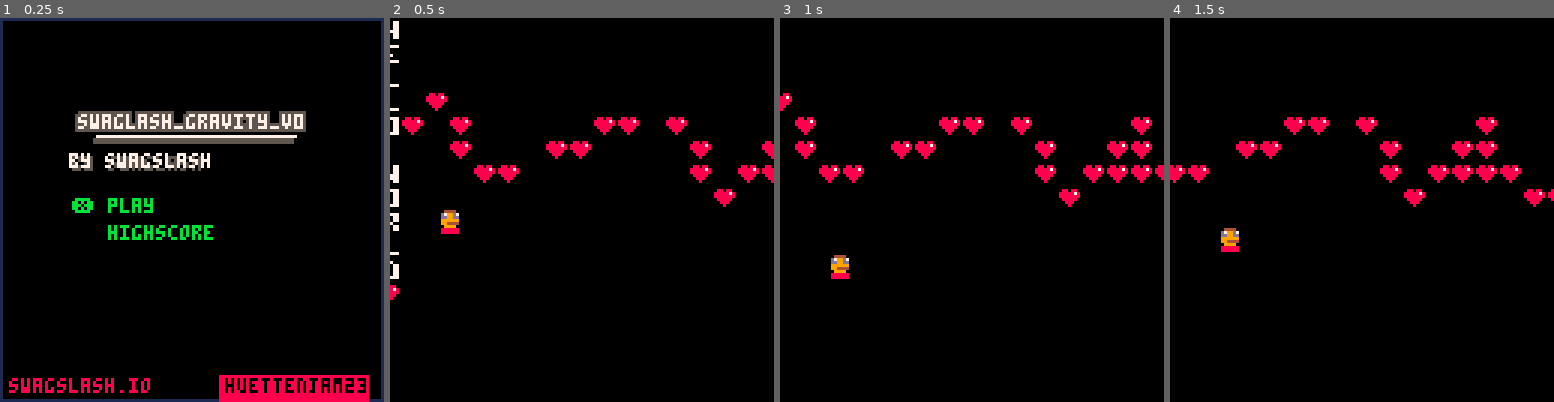
Above: before the commit, frames 1-4 (left to right).
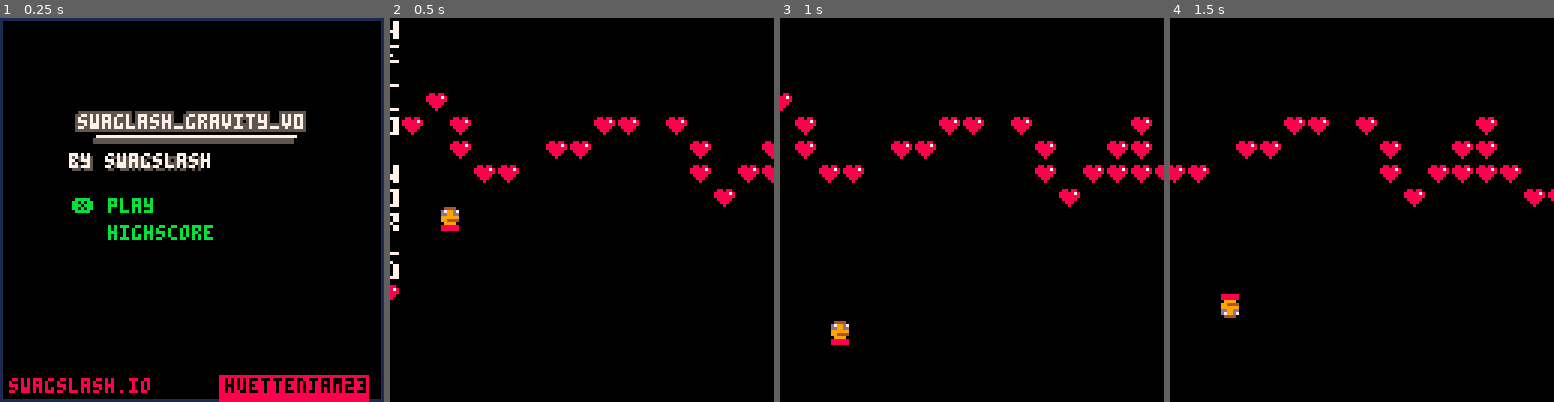
Above: after the commit, the same moments.

Repository: swagslash/huettenjam2023
Game: PICO-8 cartridge huettenjam2023.p8
Same seed, same stepped clock (60 frames per second), same inputs: the game is played once before the commit and once after it.
Inputs:
- Up to frame 1 (0.25 s): no input
- Up to frame 2 (0.5 s): tap X (X key) at 0.33 s
- Up to frame 3 (1 s): no input
- Up to frame 4 (1.5 s): tap X (X key) at 1.07 s

Frame 1 is identical in both runs. In frame 2, 0.2% of the frame differs, in the area x 13-18%, y 49-57%; in frame 3, 0.5%, in the area x 13-18%, y 61-86%; in frame 4, 0.5%.

Commit message:
add basic game logic

Diff:
--- a/scripts/game.lua
+++ b/scripts/game.lua
@@ -2,11 +2,9 @@
 
 map_pos=0
 player_pos=60
-gravity=1
-
--- function _init()
---   camera(0, 0)
--- end
+fall_direction=1 -- 1 down, 0 up
+last_time_grounded=0 -- timestamp after player left the ground
+is_facing_down=false
 
 local score = 0
 
@@ -14,24 +12,26 @@
     score = 0
     act_update = update_game
     act_draw = draw_game
+    camera(0, 0)
 end
 
 function update_game()
     map_pos=map_pos-1
 
-    if gravity<0 then
-        player_pos=player_pos-1
-    else
-        player_pos=player_pos+1
-    end
+  if btnp(❎) then
+    fall_direction=fall_direction*-1
+    is_facing_down=fall_direction<0
+    last_time_grounded=t()-0.4
+  end
 
-    if btnp(❎) then
-        gravity=gravity*-1
-    end
+  time_falling=t()-last_time_grounded
+  -- h = 1/2 * gravity * time^2
+  offset = 1/2*7*time_falling*time_falling*fall_direction
+  player_pos=player_pos+offset
 end
 
 function draw_game()
     cls()
-    map(0,0,map_pos,0,32,12)
-    spr(2, 16, player_pos)
+  map(0,0,map_pos,0,32,12)
+  spr(2, 16, player_pos,1,1,false,is_facing_down)
 end
